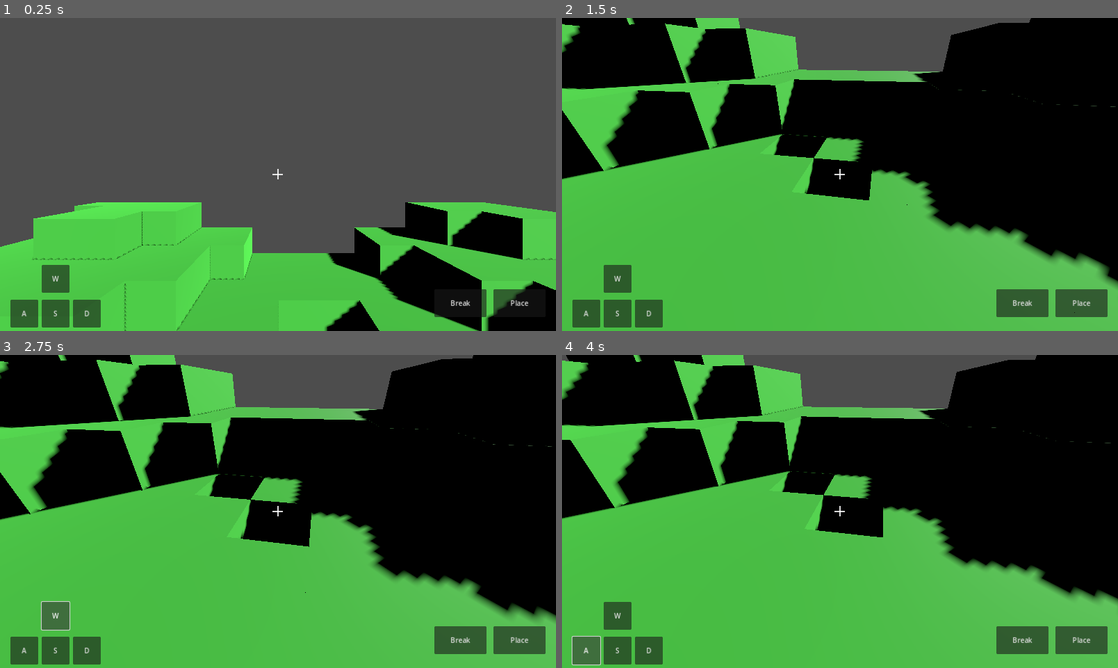
Above: before the commit, frames 1-4 (two rows, left to right).
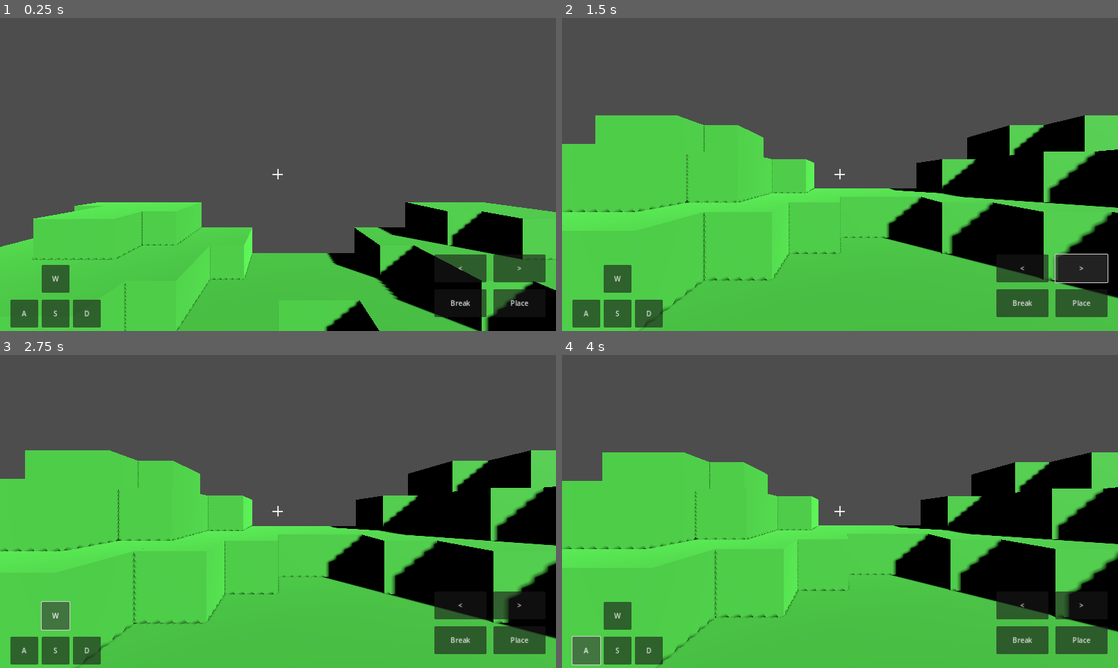
Above: after the commit, the same moments.

Repository: krishbanker1/krishbanker-godotgamedemo
Game: Godot game, scene res://scenes/main.tscn
Two runs of this game, one before a commit and one after it. Both use one fixed random seed, a clock stepped at 60 frames per second and the inputs below.
Inputs (mouse positions are in pixels of both pictures, inside the frame that each line leads up to):
- Up to frame 1 (0.25 s): no input
- Up to frame 2 (1.5 s): click (1023, 268) at 0.5 s, where only the run after the commit has a clickable "<"; click (1079, 268) at 1.25 s, where only the run after the commit has a clickable ">"
- Up to frame 3 (2.75 s): click "W" at 2 s
- Up to frame 4 (4 s): click "S" at 2.75 s; click "A" at 3.5 s

The runs differ from the first frame. In frame 1, 1.2% of the frame differs, in the area x 78-99%, y 75-85%; in frame 2, 51%; in frame 3, 51%; in frame 4, 51%, in the area x 0-100%, y 0-99%.

Commit message:
Add on-screen turn controls

Diff:
--- a/scripts/mobile_controls.gd
+++ b/scripts/mobile_controls.gd
@@ -2,6 +2,7 @@
 
 var player: Node
 var move_value := Vector2.ZERO
+var turn_value := 0.0
 
 func _ready() -> void:
 	player = get_node_or_null("../Player")
@@ -9,6 +10,8 @@
 	_add_button("Back", "S", Vector2(96, -72), Vector2(0, 1))
 	_add_button("Left", "A", Vector2(24, -72), Vector2(-1, 0))
 	_add_button("Right", "D", Vector2(168, -72), Vector2(1, 0))
+	_add_turn_button("TurnLeft", "<", Vector2(-280, -176), -1.0)
+	_add_turn_button("TurnRight", ">", Vector2(-144, -176), 1.0)
 	_add_action_button("Break", "Break", Vector2(-280, -96), "request_break")
 	_add_action_button("Place", "Place", Vector2(-144, -96), "request_place")
 
@@ -25,6 +28,23 @@
 	button.offset_bottom = pos.y + 64
 	button.button_down.connect(func(): _set_move(direction))
 	button.button_up.connect(func(): _set_move(Vector2.ZERO))
+	add_child(button)
+
+func _add_turn_button(node_name: String, text: String, pos: Vector2, direction: float) -> void:
+	var button := Button.new()
+	button.name = node_name
+	button.text = text
+	button.custom_minimum_size = Vector2(120, 64)
+	button.anchor_left = 1.0
+	button.anchor_top = 1.0
+	button.anchor_right = 1.0
+	button.anchor_bottom = 1.0
+	button.offset_left = pos.x
+	button.offset_top = pos.y
+	button.offset_right = pos.x + 120
+	button.offset_bottom = pos.y + 64
+	button.button_down.connect(func(): turn_value = direction)
+	button.button_up.connect(func(): turn_value = 0.0)
 	add_child(button)
 
 func _add_action_button(node_name: String, text: String, pos: Vector2, method_name: StringName) -> void:
@@ -44,7 +64,9 @@
 	add_child(button)
 
 func _process(_delta: float) -> void:
-	if Input.is_key_pressed(KEY_Q):
+	if turn_value != 0.0:
+		_call_player("add_mobile_look", Vector2(turn_value * 5.0, 0))
+	elif Input.is_key_pressed(KEY_Q):
 		_call_player("add_mobile_look", Vector2(-4, 0))
 	elif Input.is_key_pressed(KEY_E):
 		_call_player("add_mobile_look", Vector2(4, 0))
